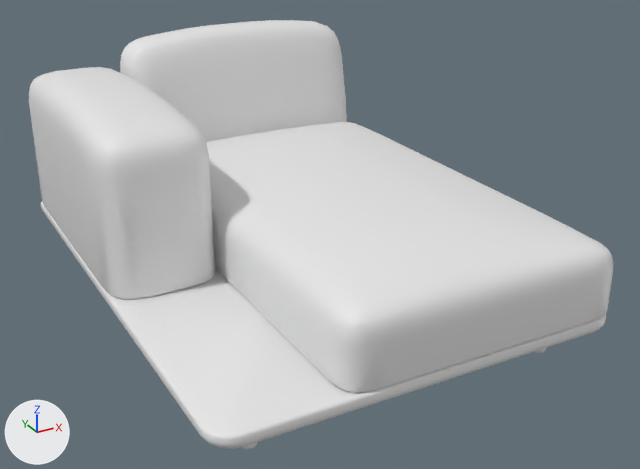
The glTF model modelos/pt4ci01.glb: old version first, new version second.
Both versions are drawn from a 50 mm camera at (-0.58, -1.55, 1.39) aimed at (0.69, 0.76, 0.23). Every picture has the same lights, and +X, +Y and +Z are marked at lower left. Where no turn or scale is listed for an object, it has been applied to the vertices. Vertices at the same position are counted once.

The first picture shows 'soporte', 'tapiz'.
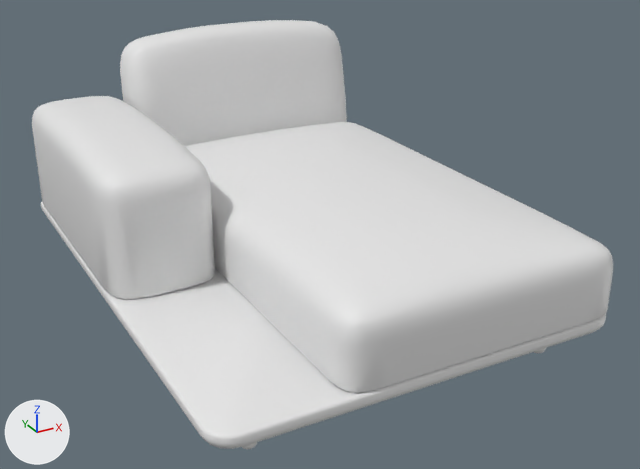
Pixel boxes (x1, y1, x2, y2) of what changed, in the pictures (640 x 469 px; the box of a moved part takes in the faces that stretch with it):
'tapiz', reshaped: before (29, 20, 613, 393); after (32, 20, 613, 393)
part 1 of me_object_10, moved or reshaped: before (29, 67, 215, 300); after (32, 96, 215, 299)

What the commit changed:
me_object_10 has 1213 vertices, 2414 faces and spans x 0.0..1.25, y 0.0..1.75, z 0.16..0.75.
me_object_10 is used by ob_tapiz; location (0.0, 0.0, 0.0).
me_object_10 part 1: the loose piece of 377 vertices spanning x 0.0..0.35, y 0.74..1.75, z 0.16..0.67 is scaled about its middle by (1, 1, 0.777), then moved by (0.0, 0.0, -0.06).
